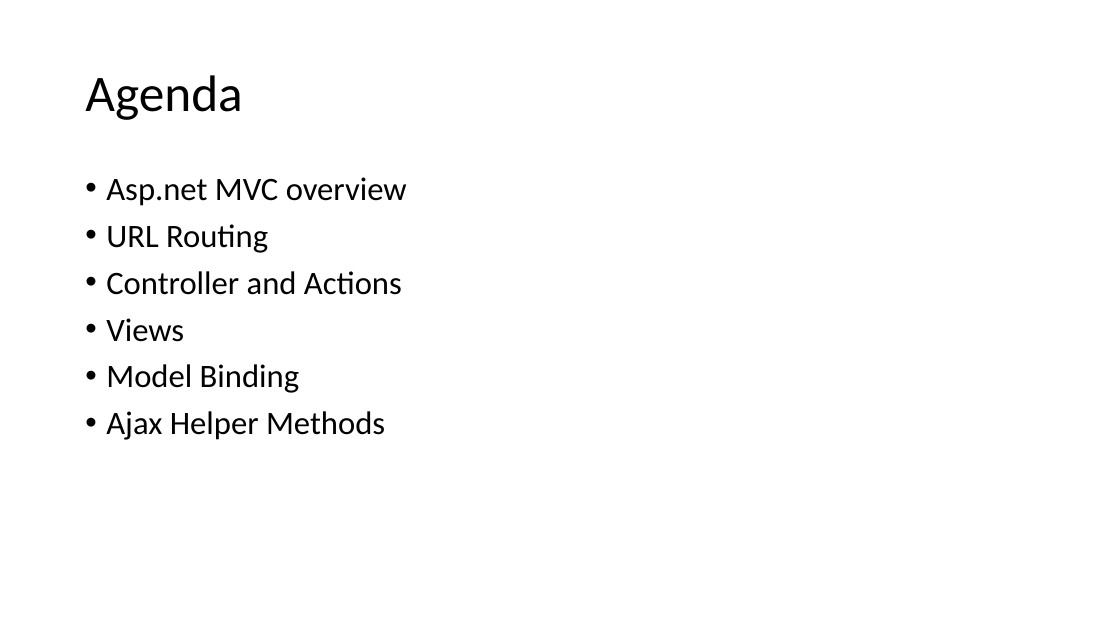
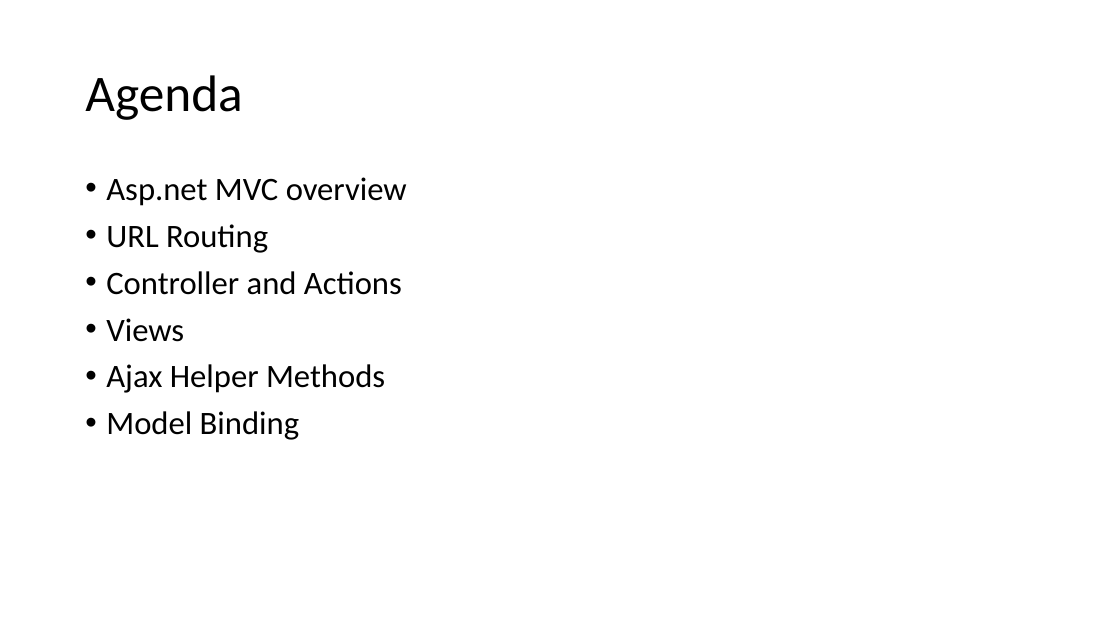
Before and after one commit to songb2/ASPNETMVCDemo, a slide deck: slide 2 of BasicMVCNorthwind/Asp.Net MVC Tech Talk.pptx. Drawn at 1120x630 pixels with LibreOffice and Linux fonts; fonts in the diff are those of the drawing. Boxes give left, top, right and bottom in pixels: in the first picture for what was removed or moved away, otherwise in the second. Text is boxed around its words. In the diff, an @@ line names an element or a change of style, - is before the commit and + after.

```diff
--- a/BasicMVCNorthwind/Asp.Net MVC Tech Talk.pptx
+++ b/BasicMVCNorthwind/Asp.Net MVC Tech Talk.pptx
@@ text at (x1=106, y1=364, x2=385, y2=393): paragraph added @@
+• Ajax Helper Methods
@@ text at (x1=106, y1=411, x2=385, y2=440): paragraph removed @@
-• Ajax Helper Methods
```
Also in this commit, not shown: 1 other slide changed, 3 slides added, 1 slide removed, 12 other files.
